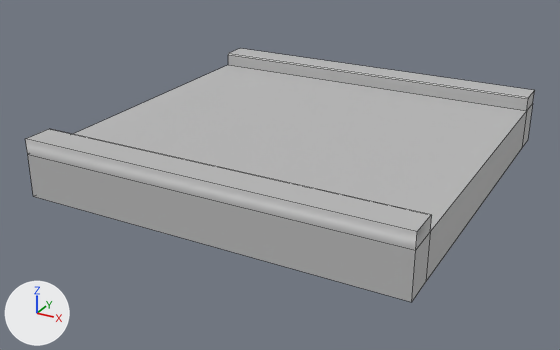
Renders of the FBX model Assets/Art/pre vis/PV_TStraight.fbx from each side of a commit.
Rendered twice from a camera (50 mm lens) standing at (21.3, -41.7, 18.0) and looking at (-0.8, -1.5, -2.1). The axes (+X, +Y, +Z) are drawn at lower left. The lights are the same throughout. Mesh edges are drawn as thin lines. Where no turn or scale is listed for an object, it has been applied to the vertices.

Before the edit, the objects in view are built like this:
```python
mat_lambert69 = principled_material('lambert69')
mat_lambert69.base_color = (0.5, 0.5, 0.5)  # grey #bcbcbc
me_mesh = bpy.data.meshes.new('Mesh')
me_mesh.from_pydata(...)  # 28 vertices, 24 faces; spans x -11.9..11.9, y -11.9..11.9, z -1.9..1.8
me_mesh.materials.append(mat_lambert69)  # grey #bcbcbc
# before: 1 (11.9, -11.9, -1.9) at pixel (411, 302), 3 (11.9, -11.9, 0.9) at pixel (415, 250), 5 (11.9, 11.9, 0.9) at pixel (532, 103), 7 (11.9, 11.9, -1.9) at pixel (527, 140), 9 (11.9, 10.0, 0.9) at pixel (526, 110)
# before: 10 (11.9, 10.0, -1.9) at pixel (521, 148), 12 (11.9, -9.9, 0.9) at pixel (430, 231), 15 (11.9, -9.9, -1.9) at pixel (425, 281), 16 (11.9, 11.9, 1.8) at pixel (534, 90), 18 (11.9, -11.9, 1.8) at pixel (417, 231)
# before: 22 (11.9, 10.1, 1.8) at pixel (528, 97), 23 (11.9, 10.0, 1.7) at pixel (528, 98), 24 (11.9, -10.0, 1.8) at pixel (431, 214), 25 (11.9, -9.9, 1.7) at pixel (431, 215)
ob_scale = bpy.data.objects.new('scale', me_mesh)
ob_scale.location = (0.0, 0.0, 0.0)
```
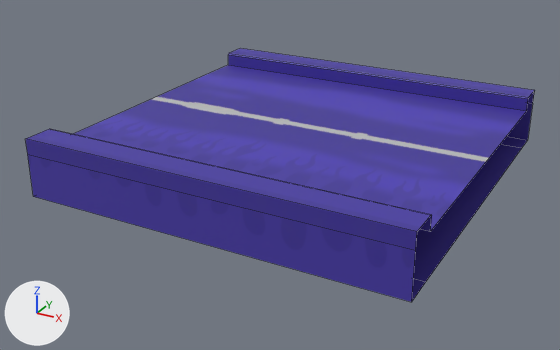
Changed parts and their boxes [x1, y1, x2, y2] in the pictures (560 x 350 px):
'scale', surface changed, reshaped (grey to blue)
    both: [25, 48, 535, 302]
part 1 of me_mesh, deleted
    before: [412, 90, 535, 301]
part 2 of me_mesh, surface changed (grey to blue)
    both: [25, 48, 534, 302]

The change, as a diff of the scene's bpy script:
```diff
--- a/Assets/Art/pre vis/PV_TStraight.fbx.py
+++ b/Assets/Art/pre vis/PV_TStraight.fbx.py
@@ img_track_low_lambert1_basemap_png @@
+img_track_low_lambert1_basemap_png = load_image('track_low_lambert1_BaseMap.png', '../Materials/track_low_lambert1_BaseMap.png', 2048, 2048, 'sRGB')
@@ mat_lambert69 @@
 mat_lambert69 = principled_material('lambert69')
-mat_lambert69.base_color = (0.5, 0.5, 0.5)  # grey #bcbcbc
+mat_lambert69.texture = img_track_low_lambert1_basemap_png
@@ me_mesh @@
 # used by ob_scale; location = (0.0, 0.0, 0.0)
 # verts and faces of me_mesh; kept vertices keep their numbers, new ones are numbered from 28
-me_mesh.from_pydata(...)  # 28 vertices, 24 faces; spans x -11.9..11.9, y -11.9..11.9, z -1.9..1.8
+me_mesh.from_pydata(...)  # 28 vertices, 14 faces; spans x -11.9..11.9, y -11.9..11.9, z -1.9..1.8
+# me_mesh part 1
+delete_faces([(5, 9, 10, 7), (1, 15, 12, 3), (9, 12, 15, 10), (5, 16, 22, 23, 9), (3, 12, 25, 24, 18)])
+# me_mesh part 2: 14 kept faces spanning x -11.9..11.9, y -11.9..11.9, z -1.9..1.8 get new texture (UV) coordinates
 me_mesh.materials.append(mat_lambert69)
```
